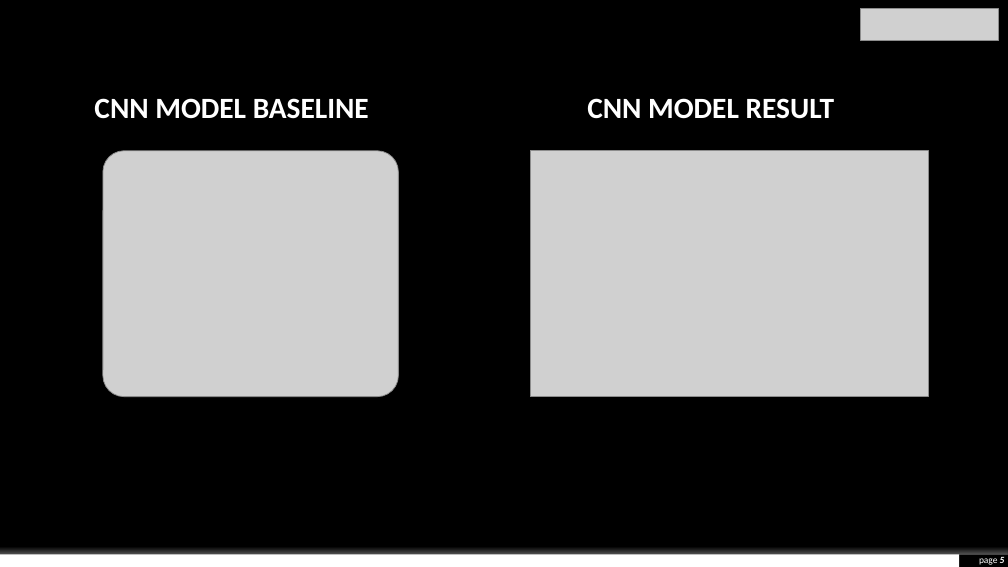
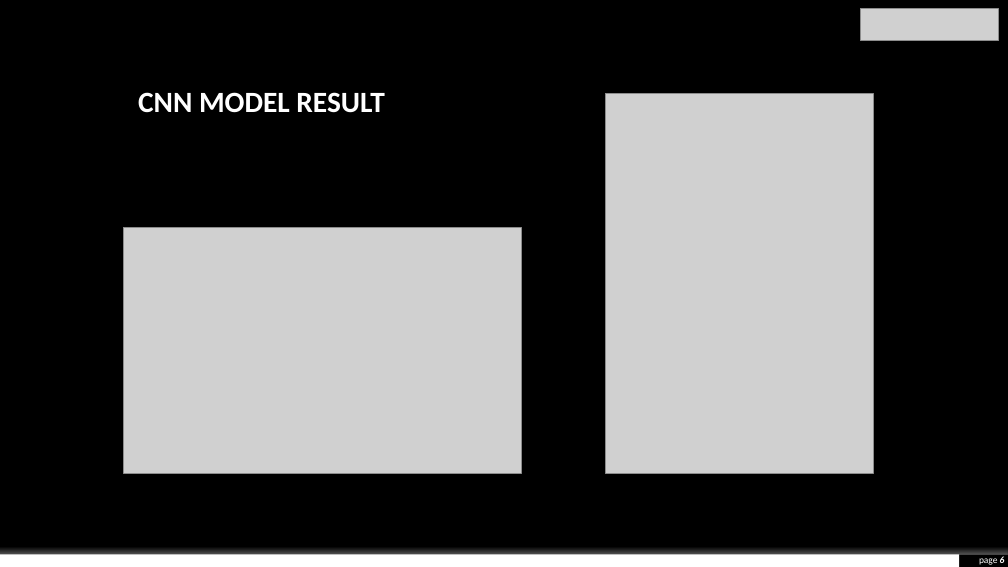
Before and after one commit to envyst/sign-language-application, a slide deck: slide 6 of laporan/Sign Language App Project Presentation.pptx (slide 5 before the commit). Drawn at 1008x567 pixels with LibreOffice and Linux fonts; fonts in the diff are those of the drawing; grey boxes stand for pictures; background and template pictures are left out. Boxes give left, top, right and bottom in pixels: in the first picture for what was removed or moved away, otherwise in the second. Text is boxed around its words. In the diff, an @@ line names an element or a change of style, - is before the commit and + after.

```diff
--- a/laporan/Sign Language App Project Presentation.pptx
+++ b/laporan/Sign Language App Project Presentation.pptx
@@ text "CNN MODEL RESULT": place and size @@
-text "CNN MODEL RESULT" at [587, 98, 834, 119]
+text "CNN MODEL RESULT" at [138, 92, 384, 113]
@@ text removed at [94, 98, 369, 119] @@
-CNN MODEL BASELINE
@@ picture added at [606, 94, 873, 473] @@
@@ picture removed at [103, 150, 399, 396] @@
@@ picture: place and size @@
-picture at [530, 150, 929, 396]
+picture at [123, 228, 522, 473]
```
Also in this commit, not shown: 1 slide added.
